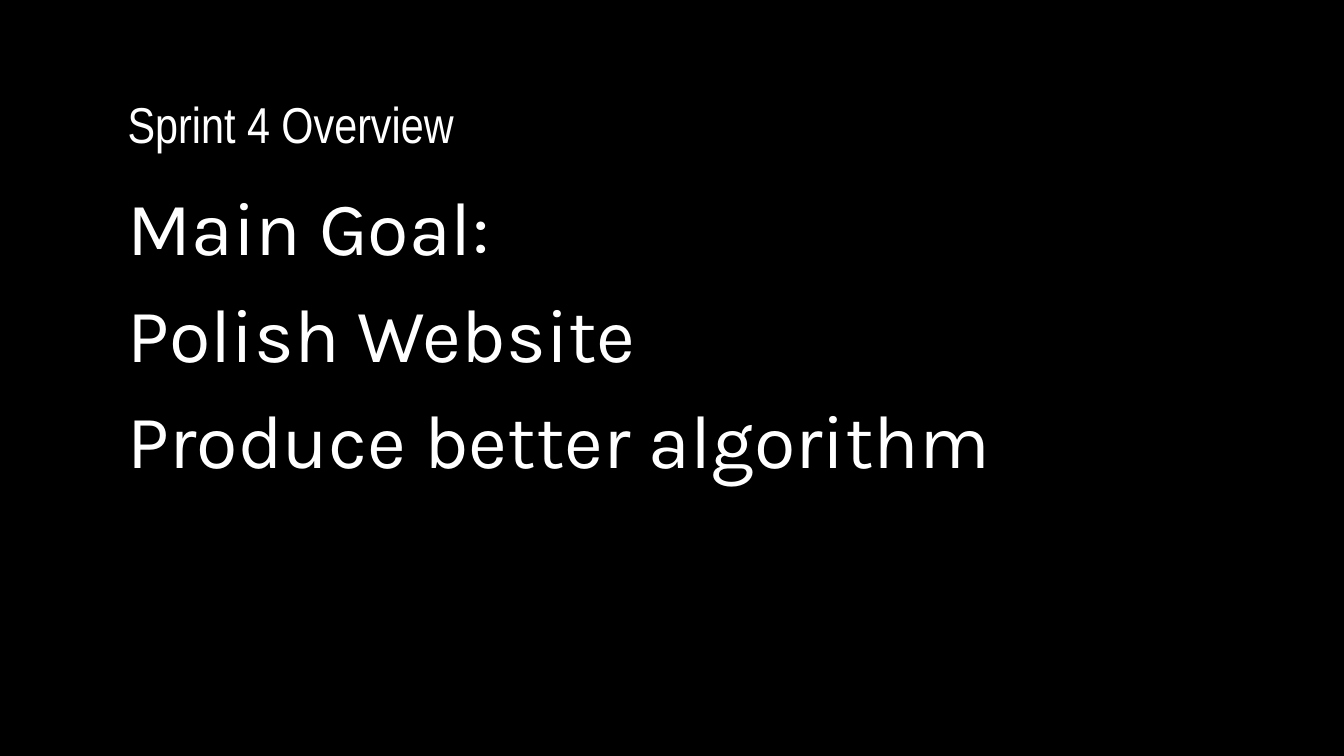
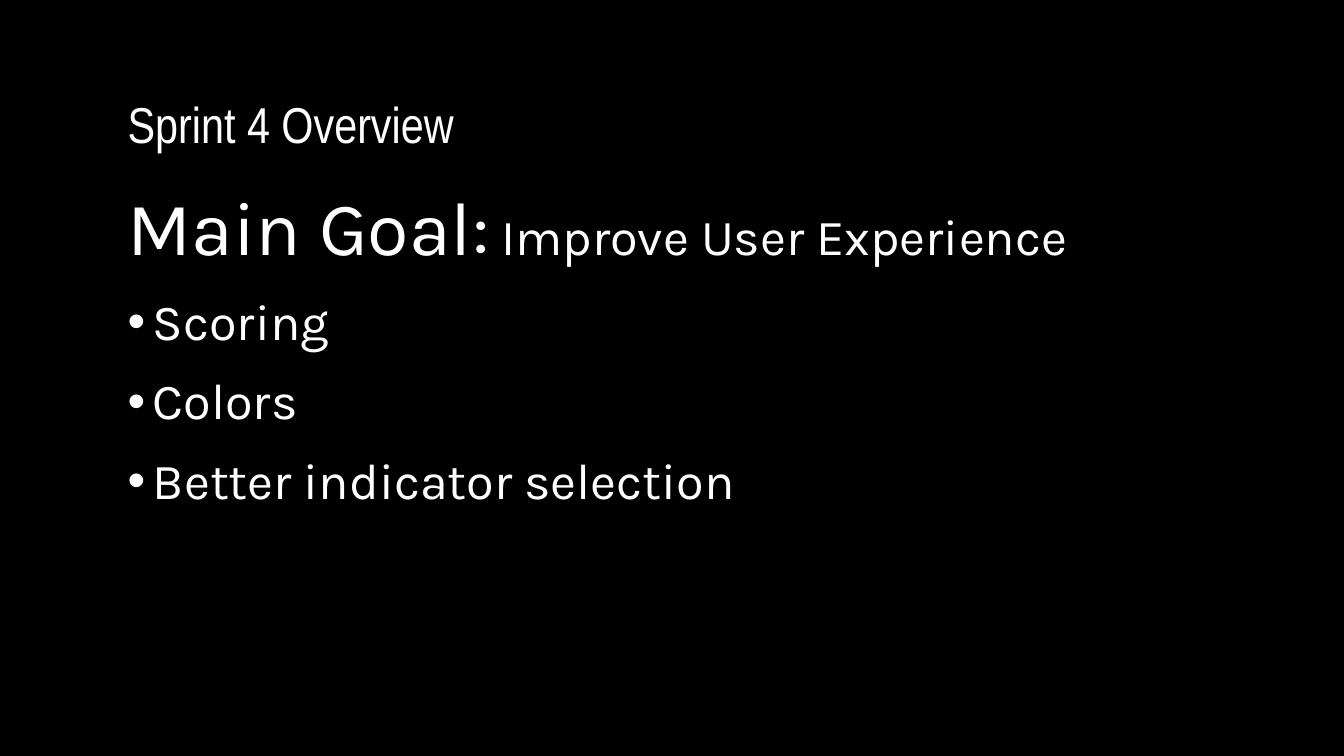
Before and after one commit to hattas/ncaa-bracket-predictor, a slide deck: slide 2 of documentation/sprint 4/Sprint 4 powerpoint.pptx. Drawn at 1344x756 pixels with LibreOffice and Linux fonts; fonts in the diff are those of the drawing; background and template pictures are left out. Boxes give left, top, right and bottom in pixels: in the first picture for what was removed or moved away, otherwise in the second. Text is boxed around its words. In the diff, an @@ line names an element or a change of style, - is before the commit and + after.

```diff
--- a/documentation/sprint 4/Sprint 4 powerpoint.pptx
+++ b/documentation/sprint 4/Sprint 4 powerpoint.pptx
@@ text at (128, 203, 1067, 500): text changed; size 54 to 36 pt @@
-Main Goal:
-Polish Website
-Produce better algorithm
+Main Goal: Improve User Experience
+• Scoring
+• Colors
+• Better indicator selection
```
Also in this commit, not shown: 5 other slides changed, 1 slide added, 1 slide removed, 4 other files.
